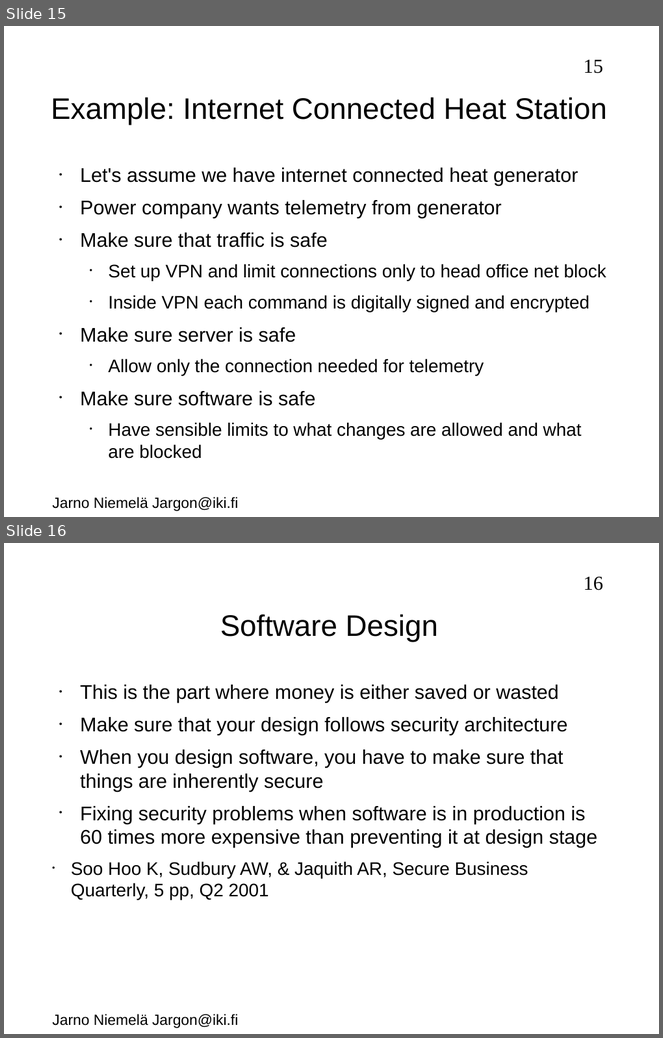
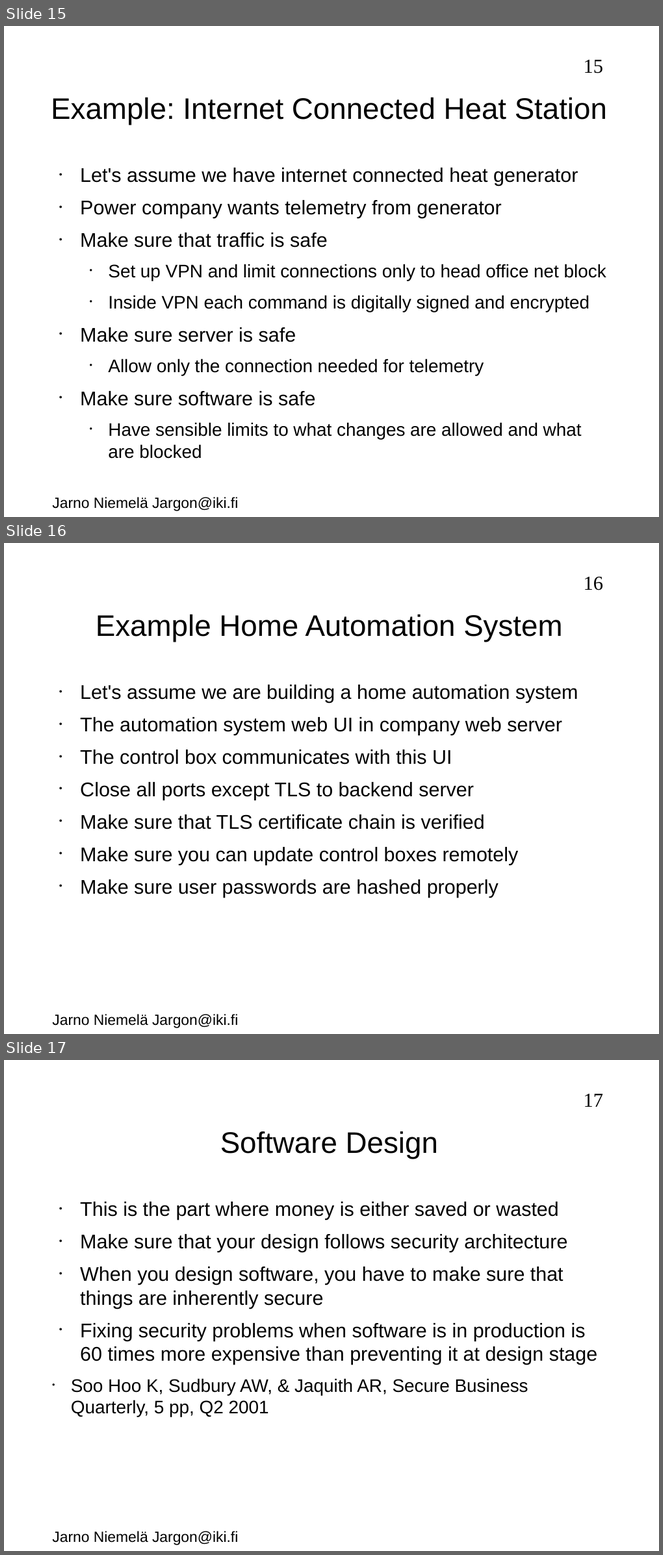
Before and after one commit to jarno-niemela/corporate_cyber_defence, a slide deck: Software security/Software security.odp. Shown one above the other, each under a label of ours: slides 15 and 16 before the commit, slides 15, 16 and 17 after it. The pictures are 663x1038 and 663x1555 pixels, drawn with LibreOffice and Linux fonts; fonts in the diff are those of the drawing; background and template pictures are left out. Boxes give left, top, right and bottom in pixels: in the first picture for what was removed or moved away, otherwise in the second. Text is boxed around its words. In the diff, an @@ line names an element or a change of style, - is before the commit and + after.

```diff
--- a/Software security/Software security.odp
+++ b/Software security/Software security.odp
@@ slide 16 added at bbox=[4, 543, 659, 1034], background #FFFFFF; not listed: 2 template elements that a slide beside it also shows @@
@@ title added at bbox=[96, 615, 562, 642], 36 pt, text #000000 @@
+Example Home Automation System
@@ text added at bbox=[80, 685, 579, 898], 24 pt, text #000000 @@
+• Let's assume we are building a home automation system
+• The automation system web UI in company web server
+• The control box communicates with this UI
+• Close all ports except TLS to backend server
+• Make sure that TLS certificate chain is verified
+• Make sure you can update control boxes remotely
+• Make sure user passwords are hashed properly
@@ what was slide 16 is now slide 17 @@
@@ page number at bbox=[584, 1094, 603, 1107]: text changed @@
-16
+17
```
Also in this commit, not shown: 5 slides changed, 1 other slide added.
